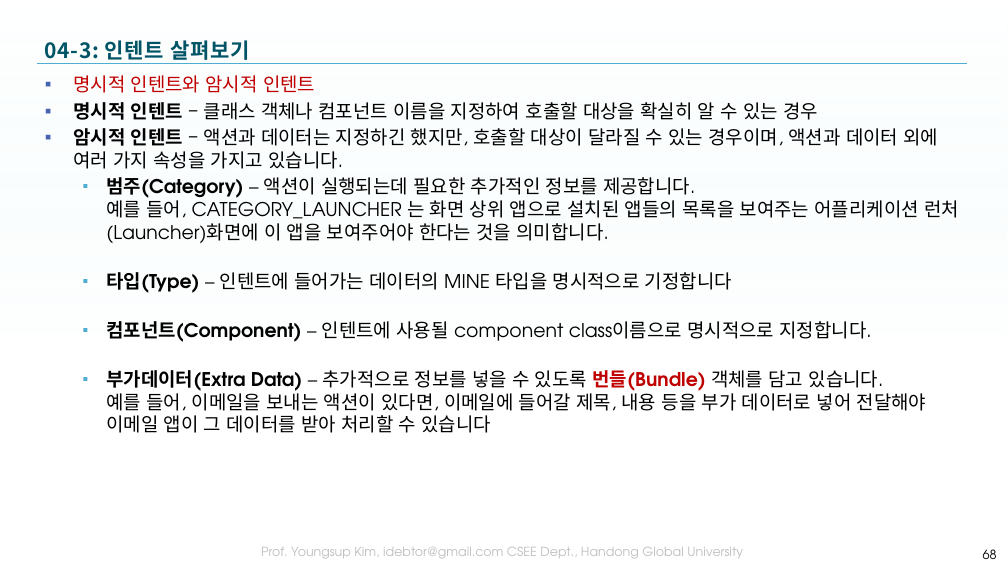
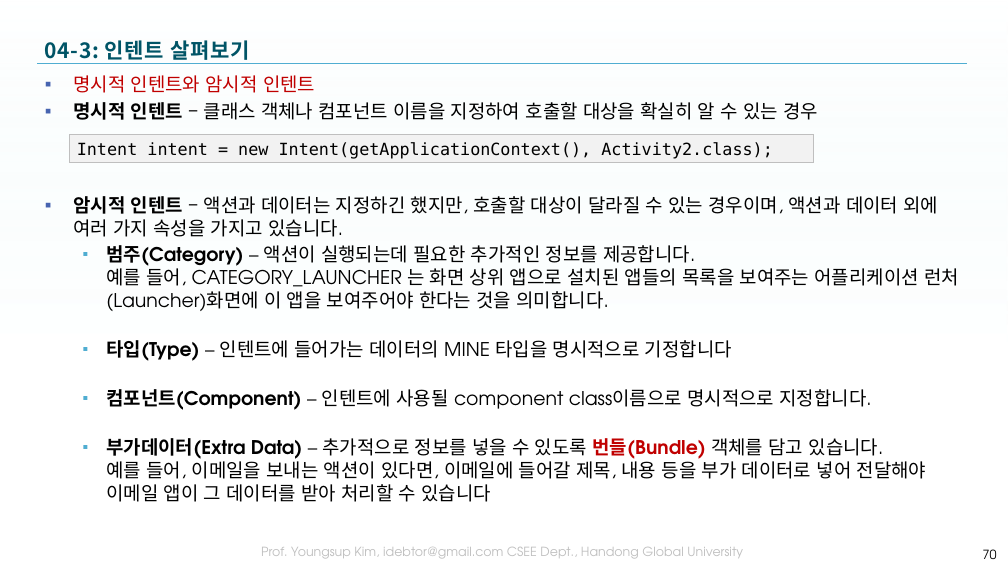
Before and after one commit to tae7841/HuStarAS, a slide deck: slide 70 of ppts/04Activity.pptx (slide 68 before the commit). Drawn at 1008x567 pixels with LibreOffice and Linux fonts; fonts in the diff are those of the drawing; background and template pictures are left out. Boxes give left, top, right and bottom in pixels: in the first picture for what was removed or moved away, otherwise in the second. Text is boxed around its words. In the diff, an @@ line names an element or a change of style, - is before the commit and + after.

```diff
--- a/ppts/04Activity.pptx
+++ b/ppts/04Activity.pptx
@@ text "명시적 인텐트와 암시적 인텐트" rewrapped from [73, 75, 959, 433] to [73, 75, 959, 502] @@
@@ rectangle added at [70, 135, 814, 163], fill #F2F2F2, outline #BFBFBF 0.75 pt, 16 pt, text #000000 @@
+Intent intent = new Intent(getApplicationContext(), Activity2.class);
@@ page number at [983, 549, 997, 559]: text changed @@
-68
+70
```
Also in this commit, not shown: 8 other slides changed, 15 slides added.
